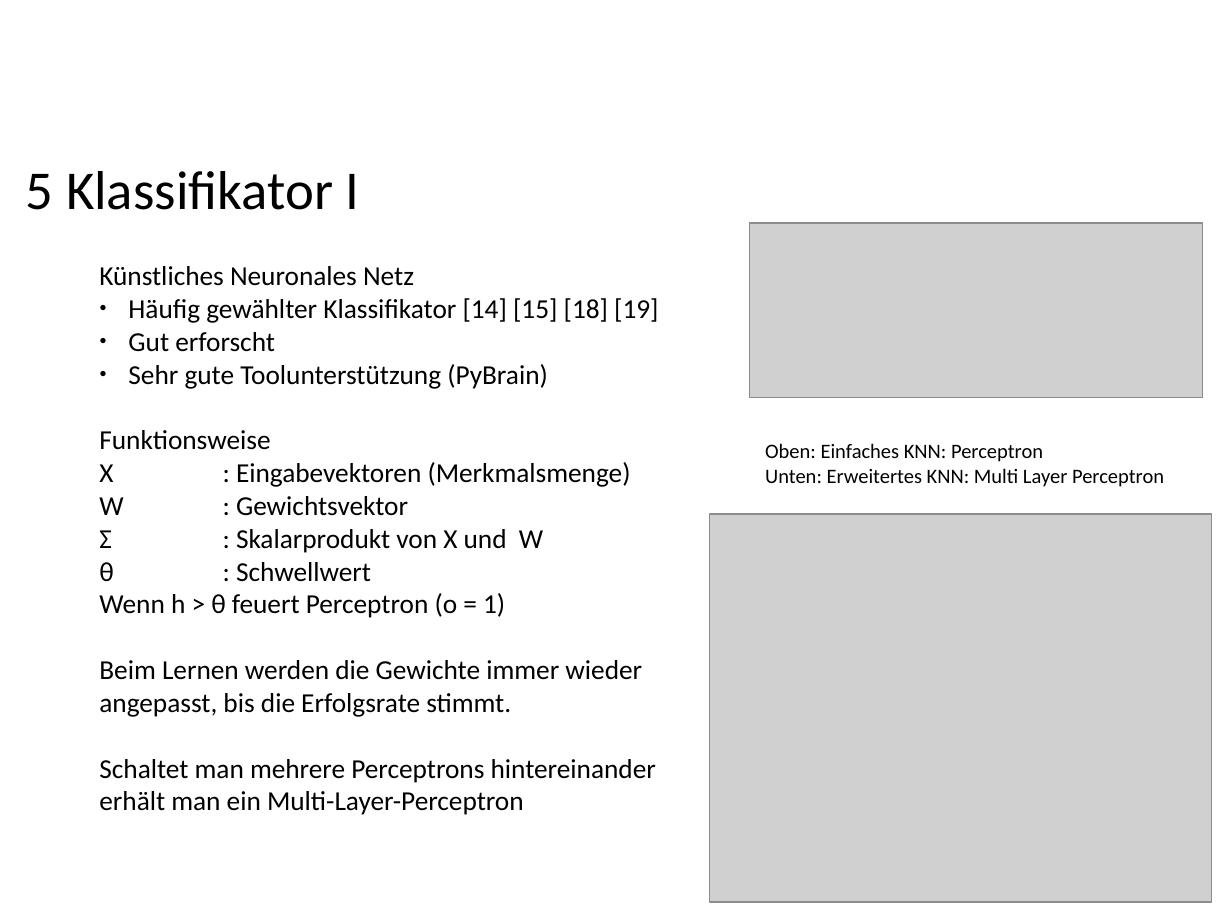
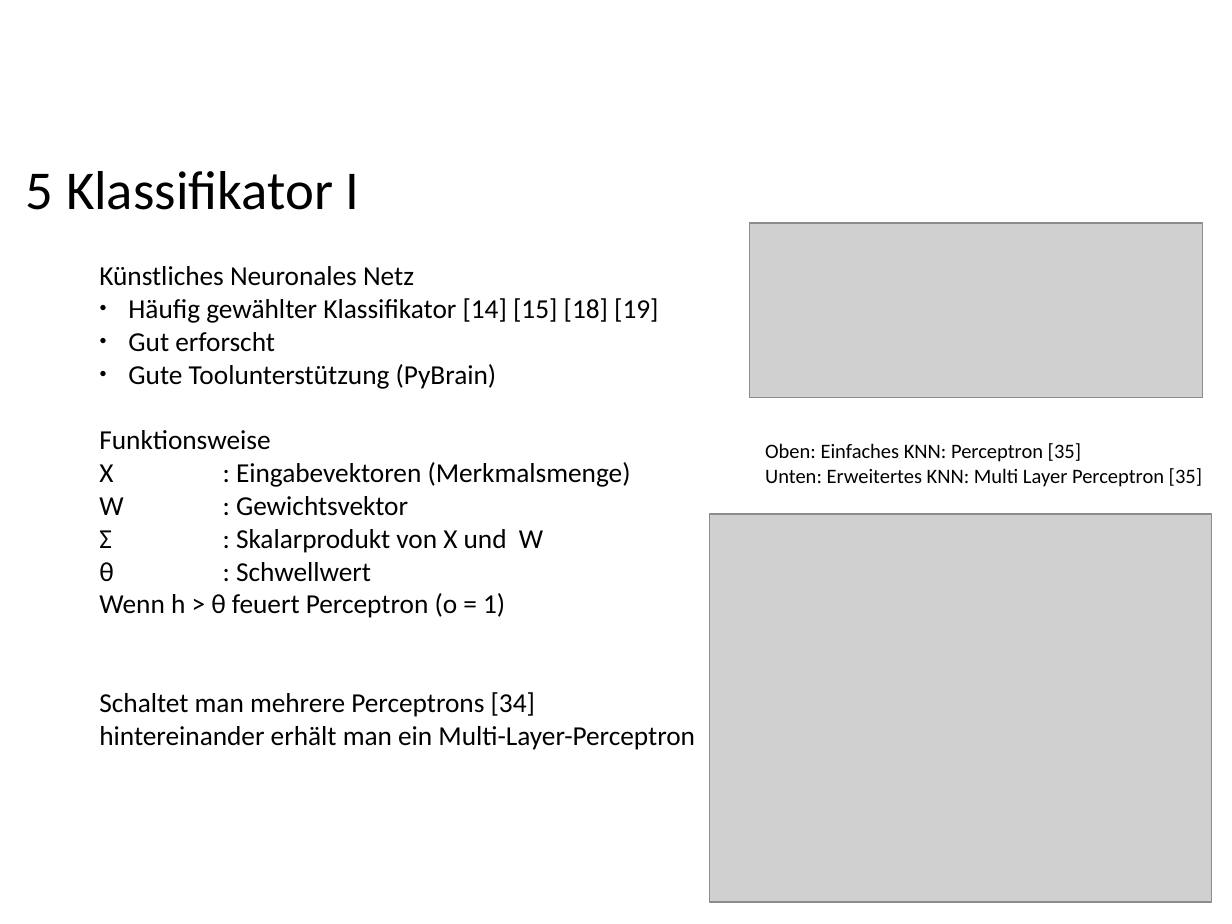
Before and after one commit to ppasler/current-adas, a slide deck: slide 14 of project/presentation/Praesentation_PoSDBoS_Pasler.odp (slide 15 before the commit). Drawn at 1232x924 pixels with LibreOffice and Linux fonts; fonts in the diff are those of the drawing; grey boxes stand for pictures; background and template pictures are left out. Boxes give left, top, right and bottom in pixels: in the first picture for what was removed or moved away, otherwise in the second. Text is boxed around its words. In the diff, an @@ line names an element or a change of style, - is before the commit and + after.

```diff
--- a/project/presentation/Praesentation_PoSDBoS_Pasler.odp
+++ b/project/presentation/Praesentation_PoSDBoS_Pasler.odp
@@ text at (128,364,497,389): text changed @@
-● Sehr gute Toolunterstützung (PyBrain)
+● Gute Toolunterstützung (PyBrain)
@@ text at (765,443,1202,487): text changed @@
-Oben: Einfaches KNN: Perceptron
-Unten: Erweitertes KNN: Multi Layer Perceptron
+Oben: Einfaches KNN: Perceptron [35]
+Unten: Erweitertes KNN: Multi Layer Perceptron [35]
@@ text at (99,692,695,750): text changed @@
-Beim Lernen werden die Gewichte immer wieder angepasst, bis die Erfolgsrate stimmt.
-Schaltet man mehrere Perceptrons hintereinander erhält man ein Multi-Layer-Perceptron
+Schaltet man mehrere Perceptrons [34] hintereinander erhält man ein Multi-Layer-Perceptron
```
Also in this commit, not shown: 9 other slides changed, 3 slides added, 2 slides removed, 1 other file.
